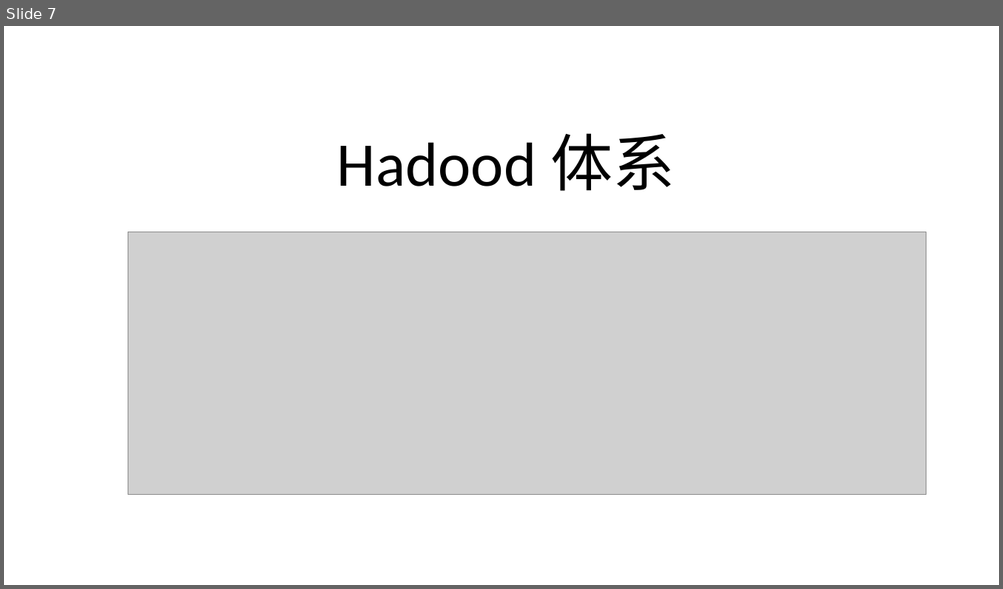
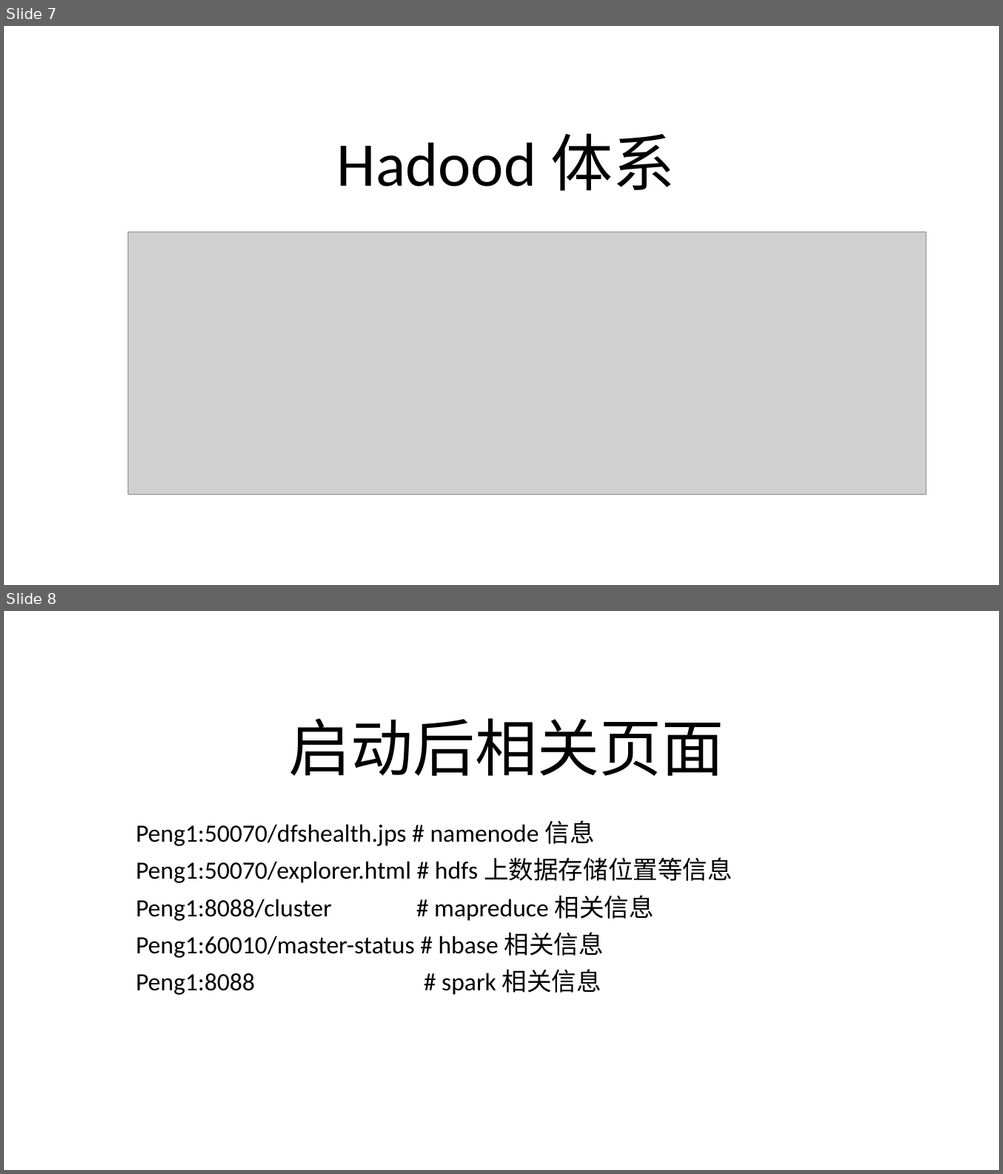
Before and after one commit to airdive/linux-1, a slide deck: data/hadoop2体系/大数据.pptx. Shown one above the other, each under a label of ours: slide 7 before the commit, slides 7 and 8 after it. The pictures are 1003x589 and 1003x1174 pixels, drawn with LibreOffice and Linux fonts; fonts in the diff are those of the drawing; grey boxes stand for pictures; background and template pictures are left out. Boxes give left, top, right and bottom in pixels: in the first picture for what was removed or moved away, otherwise in the second. Text is boxed around its words. In the diff, an @@ line names an element or a change of style, - is before the commit and + after.

```diff
--- a/data/hadoop2体系/大数据.pptx
+++ b/data/hadoop2体系/大数据.pptx
@@ slide 8 added at [4,611,999,1170], background picture (left out) @@
@@ title added at [288,718,723,776], 60 pt, text #000000 @@
+启动后相关页面
@@ subtitle added at [136,820,732,995], 24 pt, text #000000 @@
+Peng1:50070/dfshealth.jps # namenode 信息
+Peng1:50070/explorer.html # hdfs 上数据存储位置等信息
+Peng1:8088/cluster # mapreduce 相关信息
+Peng1:60010/master-status # hbase 相关信息
+Peng1:8088 # spark 相关信息
```
Also in this commit, not shown: 2 other files.
